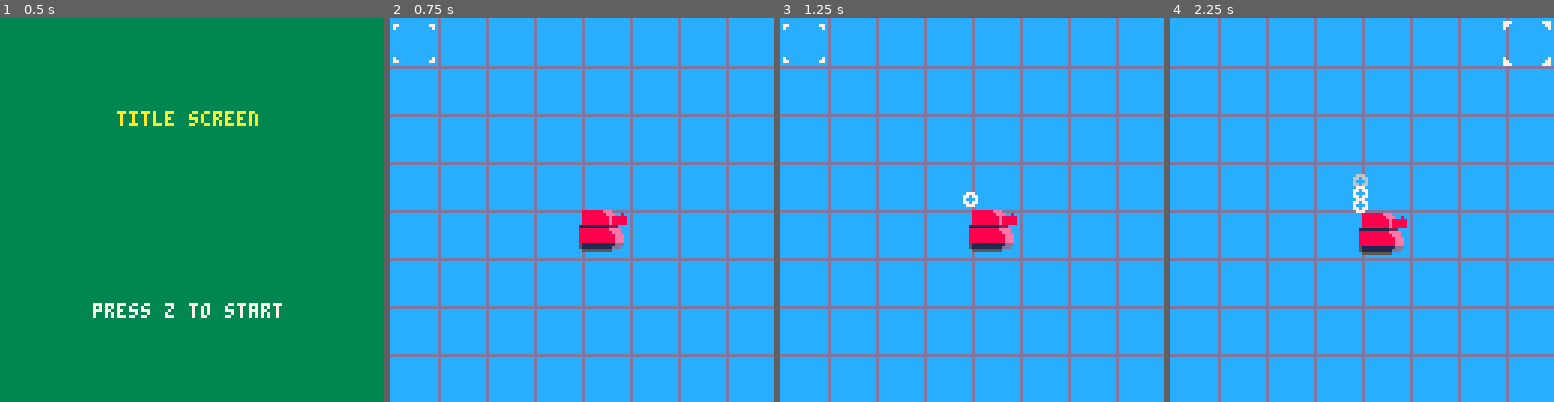
Above: before the commit, frames 1-4 (left to right).
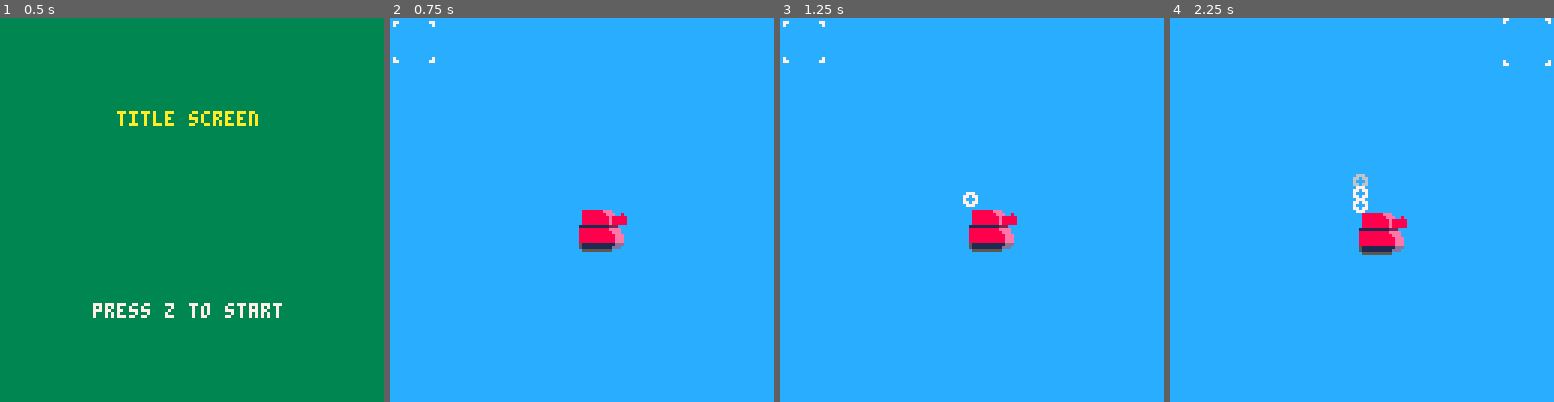
Above: after the commit, the same moments.

Repository: wbprice/pico-wars
Game: PICO-8 cartridge pico-wars.p8
The game is run twice, just before and just after one commit, with the same random seed, the same clock (stepped at 60 frames per second) and the same inputs.
Inputs:
- Up to frame 1 (0.5 s): no input
- Up to frame 2 (0.75 s): tap O (Z key) at 0.7 s
- Up to frame 3 (1.25 s): no input
- Up to frame 4 (2.25 s): hold Right 1.6-2.1 s; tap O (Z key) at 1.7, 2.1 s; hold Up from 2.15 s (still down)

Frame 1 is identical in both runs. In frame 2, 11% of the frame differs, in the area x 0-100%, y 0-100%; in frame 3, 11%; in frame 4, 11%.

Commit message:
remove grid, adjust cursor sprite.

Diff:
--- a/pico-wars.p8
+++ b/pico-wars.p8
@@ -84,14 +84,6 @@
 	end
 end
 
-function drawgrid()
-	for i=1,8 do
-		local j = i * 16
-		line(j, 0, j, 128, 13)
-		line(0, j, 128, j, 13)
-	end
-end
-
 function queueexhaust(x, y)
 	local length = 0;
 
@@ -167,7 +159,6 @@
 
 function gamedraw()
 	rectfill(0,0,screenwidth, screenheight, 12)
-	drawgrid()
 	draw_box_cursor(cursor)
 	playerdraw()
 end
@@ -254,10 +245,10 @@
 	end
 end
 __gfx__
-00000000000000000000000000000000000000000000000000000000000000000000000000000000000000000000000000000000000000000000000000000000
-00000000000000000000000000000000000000007770000000000777000000000000000000000000000000000000000000000000000000000000000000000000
-0070070008888888eee0000000000eee888888807700000000000077000000000000000000000000000000000000000000000000000000000000000000000000
-00077000088888888eee00800800eee8888888807000000000000007000000000000000000000000000000000000000000000000000000000000000000000000
+00000000000000000000000000000000000000007700000000000077000000000000000000000000000000000000000000000000000000000000000000000000
+00000000000000000000000000000000000000007000000000000007000000000000000000000000000000000000000000000000000000000000000000000000
+0070070008888888eee0000000000eee888888800000000000000000000000000000000000000000000000000000000000000000000000000000000000000000
+00077000088888888eee00800800eee8888888800000000000000000000000000000000000000000000000000000000000000000000000000000000000000000
 000770000888888888e8888888888e88888888800000000000000000000000000000000000000000000000000000000000000000000000000000000000000000
 007007000888888888e8888888888e88888888800000000000000000000000000000000000000000000000000000000000000000000000000000000000000000
 000000000888888888e8888888888e88888888800000000000000000000000000000000000000000000000000000000000000000000000000000000000000000
@@ -267,13 +258,13 @@
 00000000888888888888eee00eee8888888888880000000000000000000000000000000000000000000000000000000000000000000000000000000000000000
 00000000888888888888eee00eee8888888888880000000000000000000000000000000000000000000000000000000000000000000000000000000000000000
 00000000888888888888eee00eee8888888888880000000000000000000000000000000000000000000000000000000000000000000000000000000000000000
-00000000511111111111ddd00ddd1111111111157000000000000007000000000000000000000000000000000000000000000000000000000000000000000000
-0000000051111111111ddd0000ddd111111111157700000000000077000000000000000000000000000000000000000000000000000000000000000000000000
-00000000055555555550000000000555555555507770000000000777000000000000000000000000000000000000000000000000000000000000000000000000
-00000000000000000000000000000000000000000000000000000000000000000000000000000000000000000000000000000000000000000000000000000000
-0000000008888888eee0000000000eee888888800000000000000000000000000000000000000000000000000000000000000000000000000000000000000000
-00000000088888888eee00800800eee8888888800770000000000770000000000000000000000000000000000000000000000000000000000000000000000000
-000000000888888888e8888888888e88888888800700000000000070000000000000000000000000000000000000000000000000000000000000000000000000
+00000000511111111111ddd00ddd1111111111150000000000000000000000000000000000000000000000000000000000000000000000000000000000000000
+0000000051111111111ddd0000ddd111111111157000000000000007000000000000000000000000000000000000000000000000000000000000000000000000
+00000000055555555550000000000555555555507700000000000077000000000000000000000000000000000000000000000000000000000000000000000000
+00000000000000000000000000000000000000000000000000000000000000000000000000000000000000000000000000000000000000000000000000000000
+0000000008888888eee0000000000eee888888800770000000000770000000000000000000000000000000000000000000000000000000000000000000000000
+00000000088888888eee00800800eee8888888800700000000000070000000000000000000000000000000000000000000000000000000000000000000000000
+000000000888888888e8888888888e88888888800000000000000000000000000000000000000000000000000000000000000000000000000000000000000000
 000000000888888888e8888888888e88888888800000000000000000000000000000000000000000000000000000000000000000000000000000000000000000
 000000000888888888e8888888888e88888888800000000000000000000000000000000000000000000000000000000000000000000000000000000000000000
 00000000111111111122200000022211111111110000000000000000000000000000000000000000000000000000000000000000000000000000000000000000
